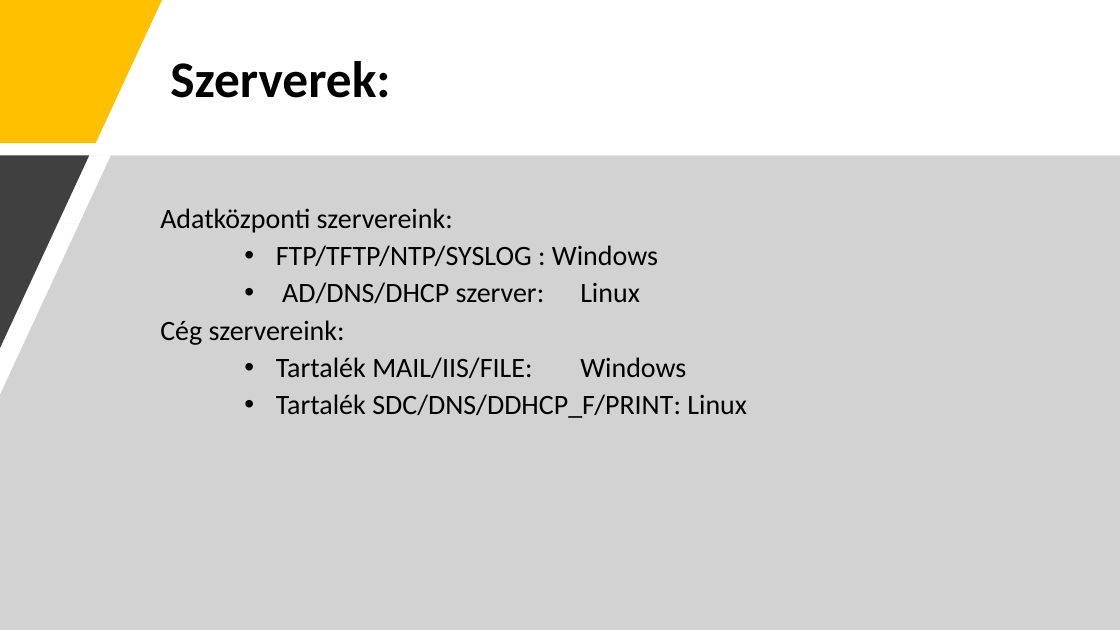
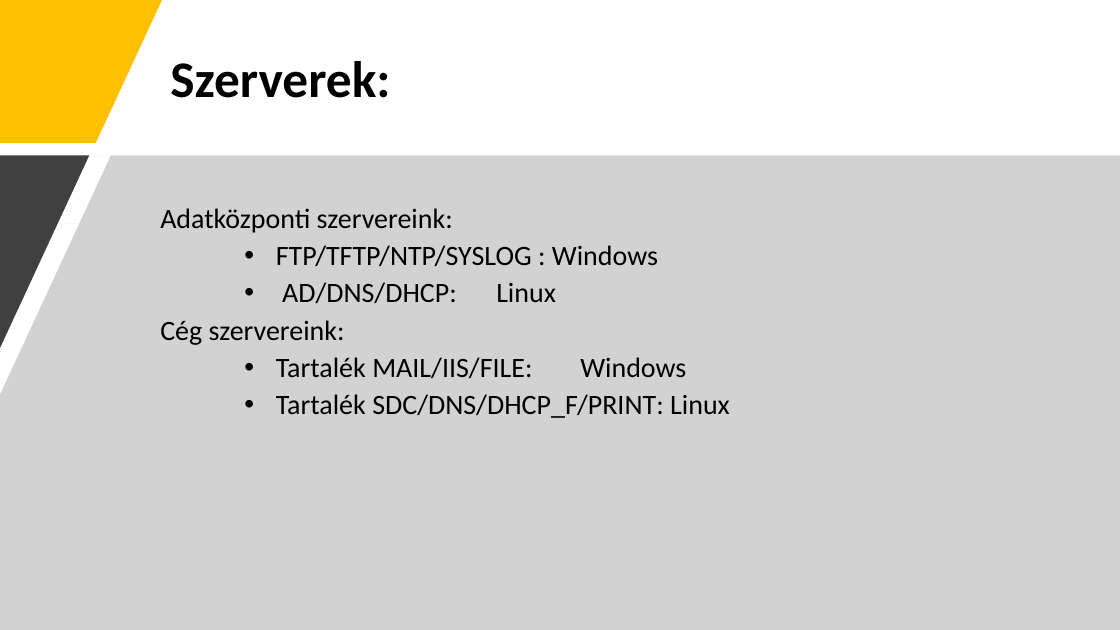
Before and after one commit to MatraBendi/Vizsga2022_IRU, a slide deck: slide 3 of Szerver bemutató.pptx. Drawn at 1120x630 pixels with LibreOffice and Linux fonts; fonts in the diff are those of the drawing. Boxes give left, top, right and bottom in pixels: in the first picture for what was removed or moved away, otherwise in the second. Text is boxed around its words. In the diff, an @@ line names an element or a change of style, - is before the commit and + after.

```diff
--- a/Szerver bemutató.pptx
+++ b/Szerver bemutató.pptx
@@ text at (x1=282, y1=282, x2=556, y2=303): text changed @@
-    • AD/DNS/DHCP szerver: Linux
+    • AD/DNS/DHCP: Linux
@@ text at (x1=276, y1=394, x2=730, y2=418): text changed @@
-    • Tartalék SDC/DNS/DDHCP_F/PRINT: Linux
+    • Tartalék SDC/DNS/DHCP_F/PRINT: Linux
```
Also in this commit, not shown: 1 slide added.
